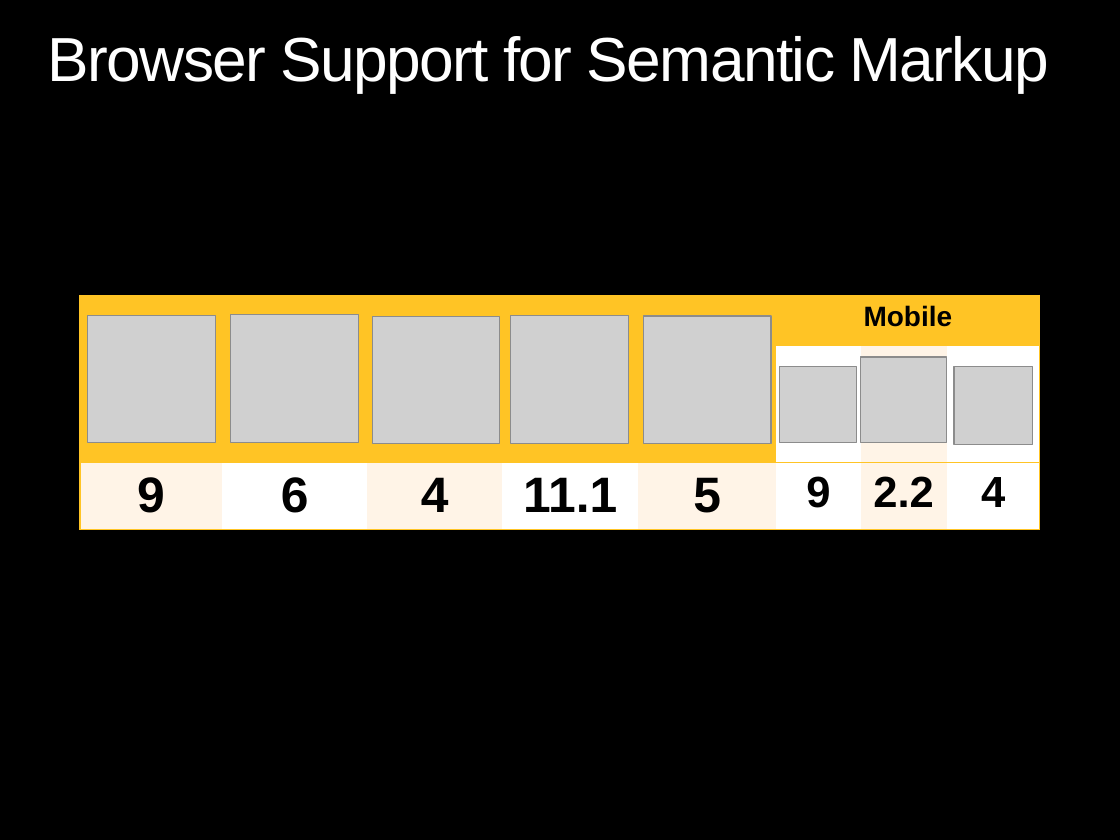
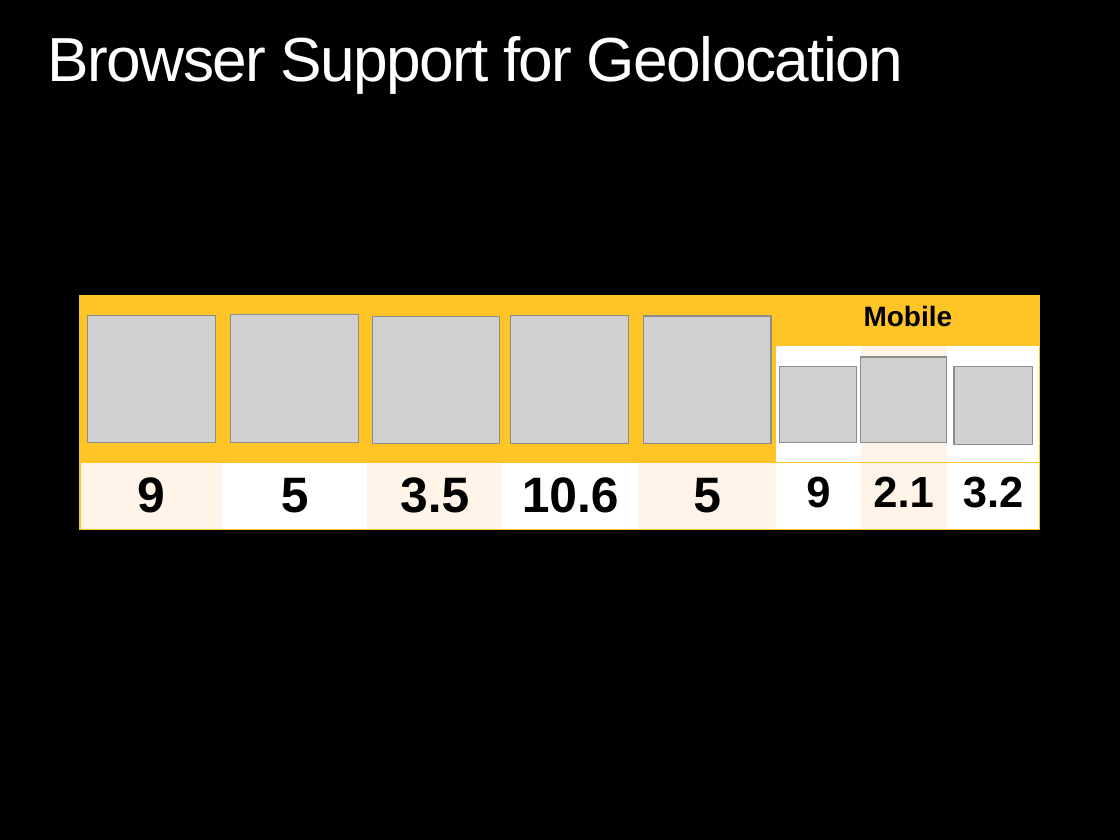
Before and after one commit to theClarkSell/HTML5-Compiler, a slide deck: slide 6 of 4 - JavaScript API/JavaScript APIs.pptx (slide 8 before the commit). Drawn at 1120x840 pixels with LibreOffice and Linux fonts; fonts in the diff are those of the drawing; grey boxes stand for pictures; background and template pictures are left out. Boxes give left, top, right and bottom in pixels: in the first picture for what was removed or moved away, otherwise in the second. Text is boxed around its words. In the diff, an @@ line names an element or a change of style, - is before the commit and + after.

```diff
--- a/4 - JavaScript API/JavaScript APIs.pptx
+++ b/4 - JavaScript API/JavaScript APIs.pptx
@@ title at (48,36,903,92): text changed @@
-Browser Support for Semantic Markup
+Browser Support for Geolocation
@@ table at (80,296,1039,533) @@
-row 3: 9 | 6 | 4 | 11.1 | 5 | 9 | 2.2 | 4
+row 3: 9 | 5 | 3.5 | 10.6 | 5 | 9 | 2.1 | 3.2
```
Also in this commit, not shown: 7 other slides changed, 19 slides added, 13 slides removed, 2 other files.
